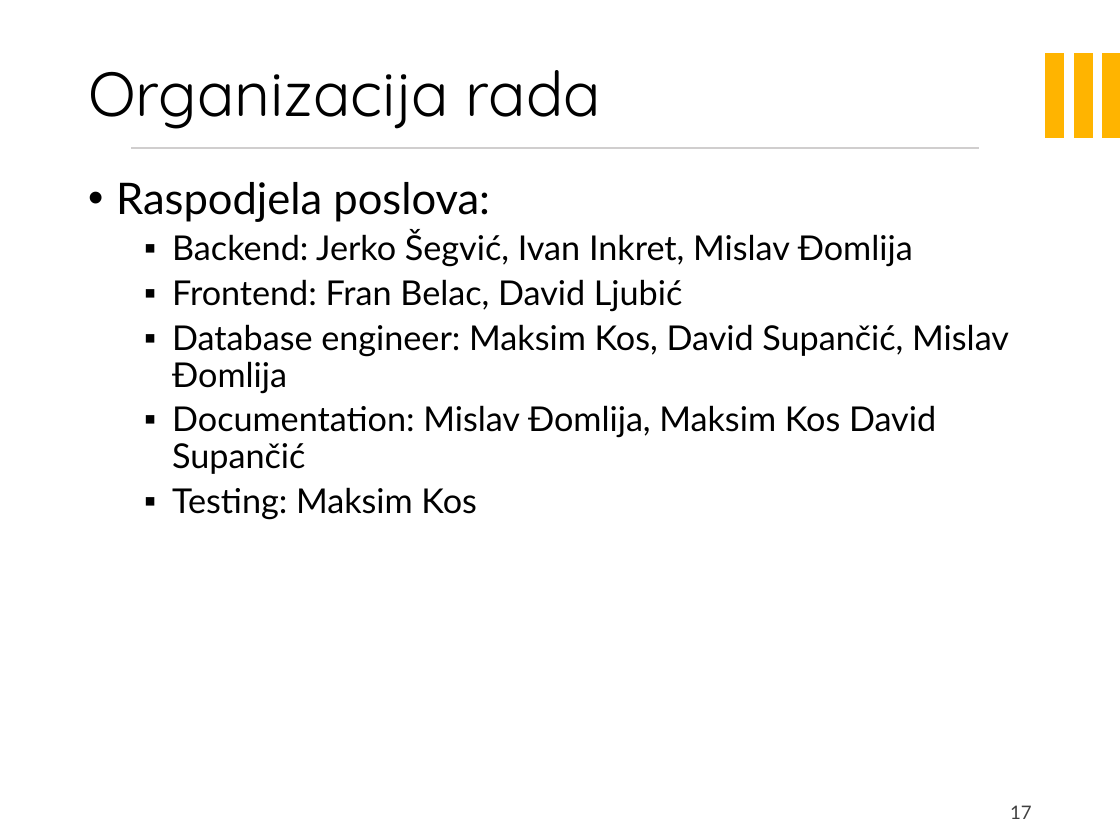
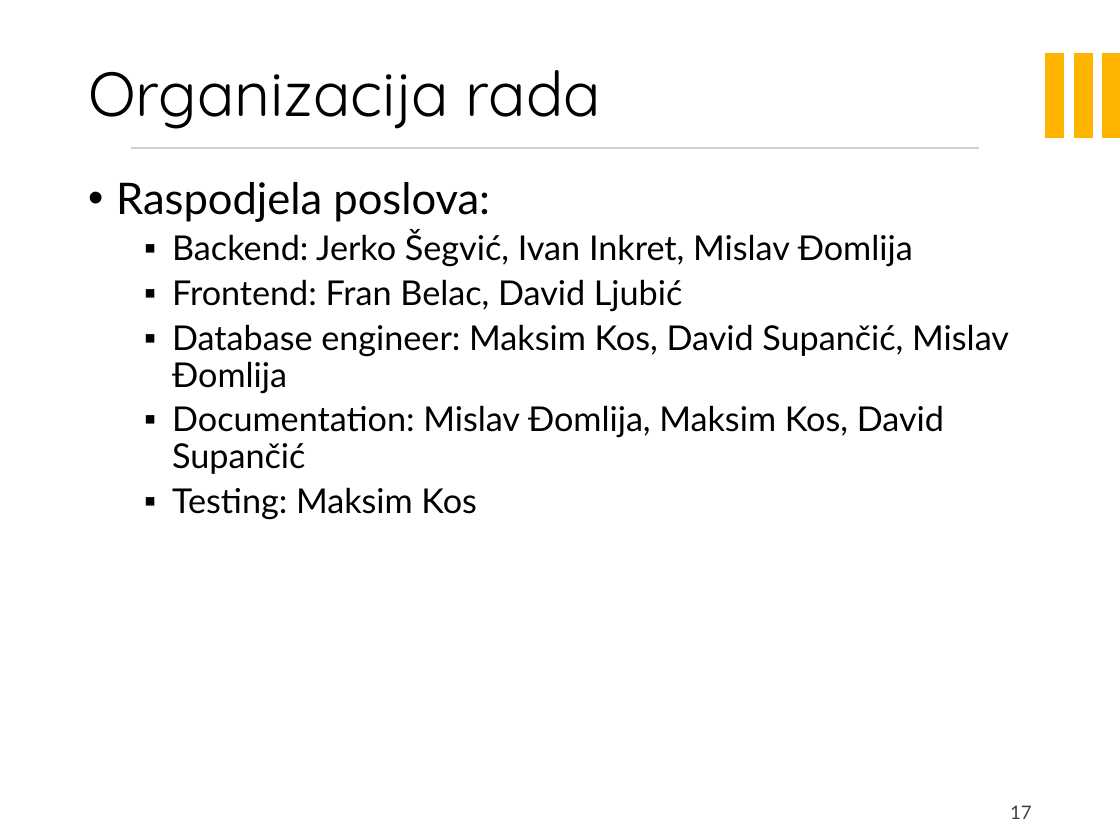
Before and after one commit to franBelac/Sinapsa, a slide deck: slide 17 of PrezentacijaProjekata.pptx. Drawn at 1120x840 pixels with LibreOffice and Linux fonts; fonts in the diff are those of the drawing; background and template pictures are left out. Boxes give left, top, right and bottom in pixels: in the first picture for what was removed or moved away, otherwise in the second. Text is boxed around its words. In the diff, an @@ line names an element or a change of style, - is before the commit and + after.

```diff
--- a/PrezentacijaProjekata.pptx
+++ b/PrezentacijaProjekata.pptx
@@ text at <box>172,405,944,474</box>: text changed @@
-  ▪ Documentation: Mislav Đomlija, Maksim Kos David Supančić
+  ▪ Documentation: Mislav Đomlija, Maksim Kos, David Supančić
```
Also in this commit, not shown: 2 other slides changed.
